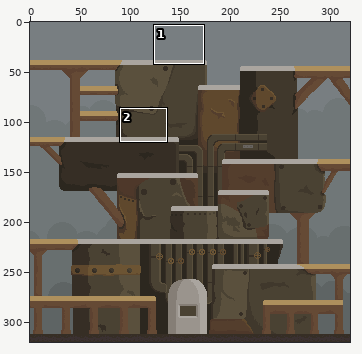
Pixel-art file, stored at assets_raw/machine.aseprite. The first picture is a wide view before the edit; the outline marks the close-up.
Close-up. First the earlier version:
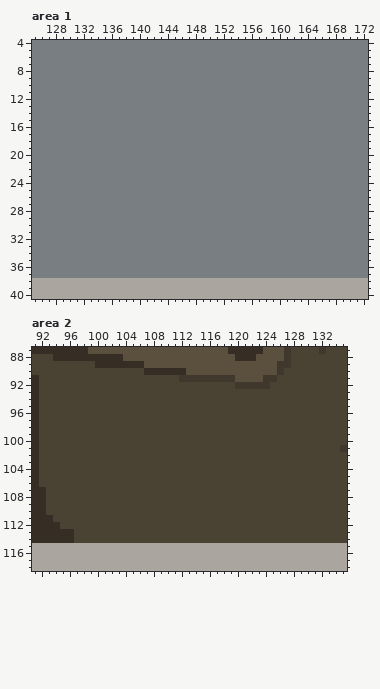
320x320 pixels, 1 frame. Colours within 5 levels of each other are drawn and written as one. Shown: area 1: x 125..172, y 4..40; area 2: x 91..135, y 87..118. The commit also changed other parts of the picture, which this record leaves out.
The result:
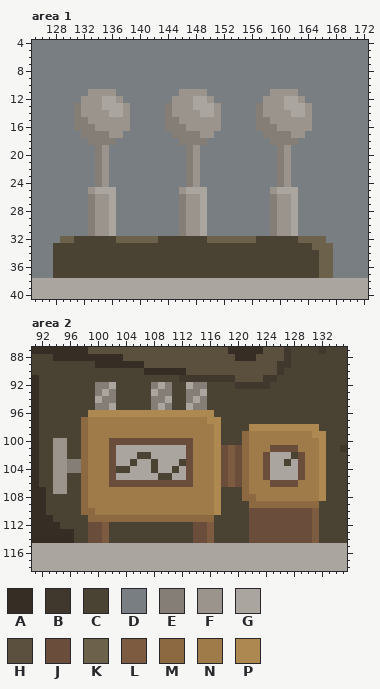
Palette (. is transparent): A #362e25  B #40382c  C #4a4233  D #787e81  E #857e76  F #9a948d  G #aaa59f  H #5a503d  J #6a4e3b  K #6c614a  L #7c5b41  M #8c6941  N #9f7b4a  P #ad8951
Changes in this commit:
layer "part_middle_left" now shown
layer "part_top_left" now shown
Area 1, layer "part_top_left":
y 11: x 133..136 DDDD -> FFFF; x 146..149 DDDD -> FFFF; x 159..162 DDDD -> FFFF
y 12: x 132..137 DDDDDD -> FFFGGF; x 145..150 DDDDDD -> FFFGGF; x 158..163 DDDDDD -> FFFGGF
y 13: x 131..138 DDDDDDDD -> EFFFGGGF; x 144..151 DDDDDDDD -> EFFFGGGF; x 157..164 DDDDDDDD -> EFFFGGGF
y 14: x 131..138 DDDDDDDD -> EFFFFGGF; x 144..151 DDDDDDDD -> EFFFFGGF; x 157..164 DDDDDDDD -> EFFFFGGF
y 15: x 131..138 DDDDDDDD -> EEFFFFFF; x 144..151 DDDDDDDD -> EEFFFFFF; x 157..164 DDDDDDDD -> EEFFFFFF
y 16: x 131..138 DDDDDDDD -> EEEFFFFF; x 144..151 DDDDDDDD -> EEEFFFFF; x 157..164 DDDDDDDD -> EEEFFFFF
y 17: x 132..137 DDDDDD -> EEEEFF; x 145..150 DDDDDD -> EEEEFF; x 158..163 DDDDDD -> EEEEFF
y 18: x 133..136 DDDD -> EEEE; x 146..149 DDDD -> EEEE; x 159..162 DDDD -> EEEE
y 19..24: x 134..135 DD -> EF; x 147..148 DD -> EF; x 160..161 DD -> EF
y 25: x 133..136 DDDD -> FGGG; x 146..149 DDDD -> FGGG; x 159..162 DDDD -> FGGG
y 26..31: x 133..136 DDDD -> EFFG; x 146..149 DDDD -> EFFG; x 159..162 DDDD -> EFFG
y 32: x 129..166 DDDDDDDDDDDDDDDDDDDDDDDDDDDDDDDDDDDDDD -> KKCCCCCCKKKKKKCCCCCCCKKKKKKKCCCCCCKKKK
y 33: x 128..167 DDDDDDDDDDDDDDDDDDDDDDDDDDDDDDDDDDDDDDDD -> CCCCCCCCCCCCCCCCCCCCCCCCCCCCCCCCCCCCCKKK
y 34..37: x 128..167 DDDDDDDDDDDDDDDDDDDDDDDDDDDDDDDDDDDDDDDD -> CCCCCCCCCCCCCCCCCCCCCCCCCCCCCCCCCCCCCCKK
Area 2, layer "part_middle_left":
y 92: x 100..102 CCC -> EEG; x 108..110 CCC -> EGE; x 113..115 CCC -> GEE
y 93: x 100..102 CCC -> EGE; x 108..110 CCC -> GEE; x 113..115 CCC -> EEG
y 94: x 100..102 CCC -> GEE; x 108..110 CCC -> EEG; x 113..115 CCC -> EGE
y 95: x 100..102 CCC -> EEG; x 108..110 CCC -> EGE; x 113..115 CCC -> GEE
y 96: x 99..116 CCCCCCCCCCCCCCCCCC -> PPPPPPPPPPPPPPPPPP
y 97: x 98..117 CCCCCCCCCCCCCCCCCCCC -> MNNNNNNNNNNNNNNNNNPP
y 98: x 98..117 CCCCCCCCCCCCCCCCCCCC -> MNNNNNNNNNNNNNNNNNNP; x 122..131 CCCCCCCCCC -> PPPPPPPPPP
y 99: x 98..117 CCCCCCCCCCCCCCCCCCCC -> MNNNNNNNNNNNNNNNNNNP; x 121..132 CCCCCCCCCCCC -> MNNNNNNNNNPP
y 100: x 94..95 CC -> FF; x 98..117 CCCCCCCCCCCCCCCCCCCC -> MNNNJJJJJJJJJJJJNNNP; x 121..132 CCCCCCCCCCCC -> MNNNNNNNNNNP
y 101: x 94..95 CC -> FF; x 98..132 CCCCCCCCCCCCCCCCCCCCCCCCCCCCCCCCCCC -> MNNNJGGGGGGGGGGJNNNPJLJMNNNJJJJNNNP
y 102: x 94..95 CC -> FF; x 98..105 CCCCCCCC -> MNNNJGGG; x 108..127 CCCCCCCCCCCCCCCCCCCC -> GGGGGJNNNPJLJMNNJGGG; x 129..132 CCCC -> JNNP
y 103: x 94..104 CCCCCCCCCCC -> FFEEMNNNJGG; x 106..107 CC -> GG; x 109..111 CCC -> GGG; x 113..126 CCCCCCCCCCCCCC -> JNNNPJLJMNNJGG; x 128..132 CCCCC -> GJNNP
y 104: x 94..102 CCCCCCCCC -> FFEEMNNNJ; x 105..107 CCC -> GGG; x 109..110 CC -> GG; x 112..132 CCCCCCCCCCCCCCCCCCCCC -> GJNNNPJLJMNNJGGGGJNNP
y 105: x 94..95 CC -> FF; x 98..108 CCCCCCCCCCC -> MNNNJGGGGGG; x 111..132 CCCCCCCCCCCCCCCCCCCCCC -> GGJNNNPJLJMNNJGGGGJNNP
y 106: x 94..95 CC -> FF; x 98..132 CCCCCCCCCCCCCCCCCCCCCCCCCCCCCCCCCCC -> MNNNJJJJJJJJJJJJNNNPJLJMNNNJJJJNNNP
y 107: x 94..95 CC -> FF; x 98..117 CCCCCCCCCCCCCCCCCCCC -> MNNNNNNNNNNNNNNNNNNP; x 121..132 CCCCCCCCCCCC -> MNNNNNNNNNNP
y 108: x 98..117 CCCCCCCCCCCCCCCCCCCC -> MNNNNNNNNNNNNNNNNNNP; x 121..132 CCCCCCCCCCCC -> MMNNNNNNNNNP
y 109: x 98..117 CCCCCCCCCCCCCCCCCCCC -> MNNNNNNNNNNNNNNNNNNP; x 122..131 CCCCCCCCCC -> MMMMMMMMMM
y 110: x 98..117 CCCCCCCCCCCCCCCCCCCC -> MMNNNNNNNNNNNNNNNNNP; x 122..131 CCCCCCCCCC -> JJJJJJJJJL
y 111: x 99..116 CCCCCCCCCCCCCCCCCC -> MMMMMMMMMMMMMMMMMM; x 122..131 CCCCCCCCCC -> JJJJJJJJJL
y 112..114: x 99..101 CCC -> JJL; x 114..116 CCC -> JJL; x 122..131 CCCCCCCCCC -> JJJJJJJJJL
Pixel boxes of the changes (left, top, right, bottom) in both close-ups:
changed: (53, 89, 333, 278)
changed: (53, 382, 326, 543)
